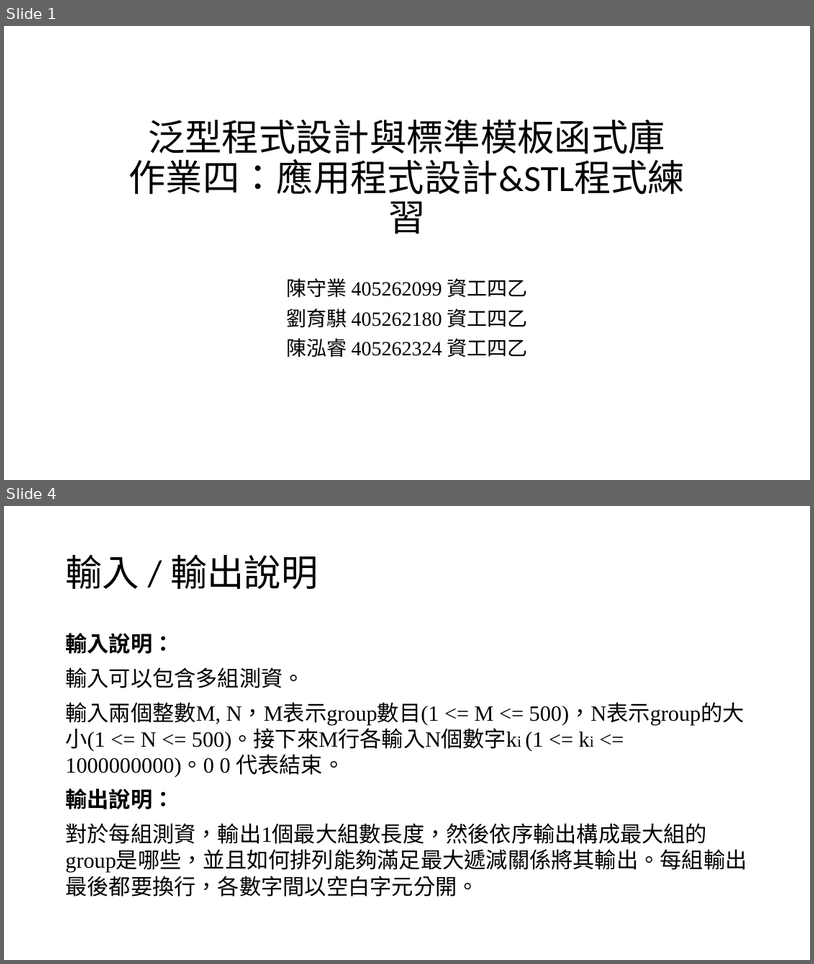
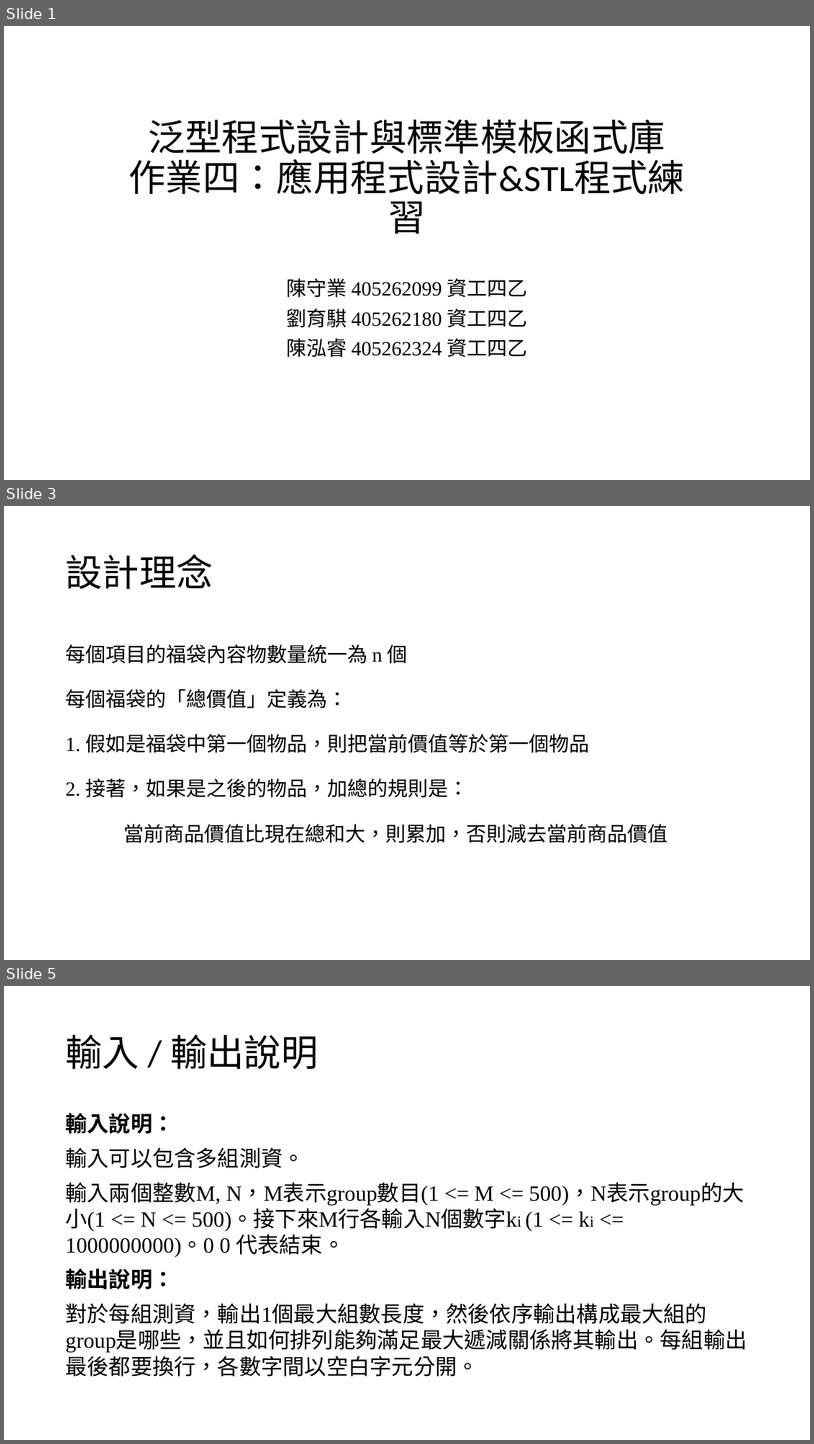
Before and after one commit to louisfghbvc/GenericProgrammingSTL, a slide deck: HW4 應用程式設計/說明.pptx. Shown one above the other, each under a label of ours: slides 1 and 4 before the commit, slides 1, 3 and 5 after it; the slides between them are not shown. The pictures are 814x964 and 814x1444 pixels, drawn with LibreOffice and Linux fonts; fonts in the diff are those of the drawing. Boxes give left, top, right and bottom in pixels: in the first picture for what was removed or moved away, otherwise in the second. Text is boxed around its words. In the diff, an @@ line names an element or a change of style, - is before the commit and + after.

```diff
--- a/HW4 應用程式設計/說明.pptx
+++ b/HW4 應用程式設計/說明.pptx
@@ slide 3 added at (x1=4, y1=506, x2=810, y2=960), background #FFFFFF @@
@@ title added at (x1=65, y1=554, x2=213, y2=589), 44 pt, text #000000 @@
+設計理念
@@ text added at (x1=65, y1=644, x2=668, y2=843), 24 pt, text #000000 @@
+每個項目的福袋內容物數量統一為 n 個
+每個福袋的「總價值」定義為：
+1. 假如是福袋中第一個物品，則把當前價值等於第一個物品
+2. 接著，如果是之後的物品，加總的規則是：
+當前商品價值比現在總和大，則累加，否則減去當前商品價值
@@ what was slide 4 is now slide 5 @@
```
Also in this commit, not shown: 2 slides changed, 1 other file.
